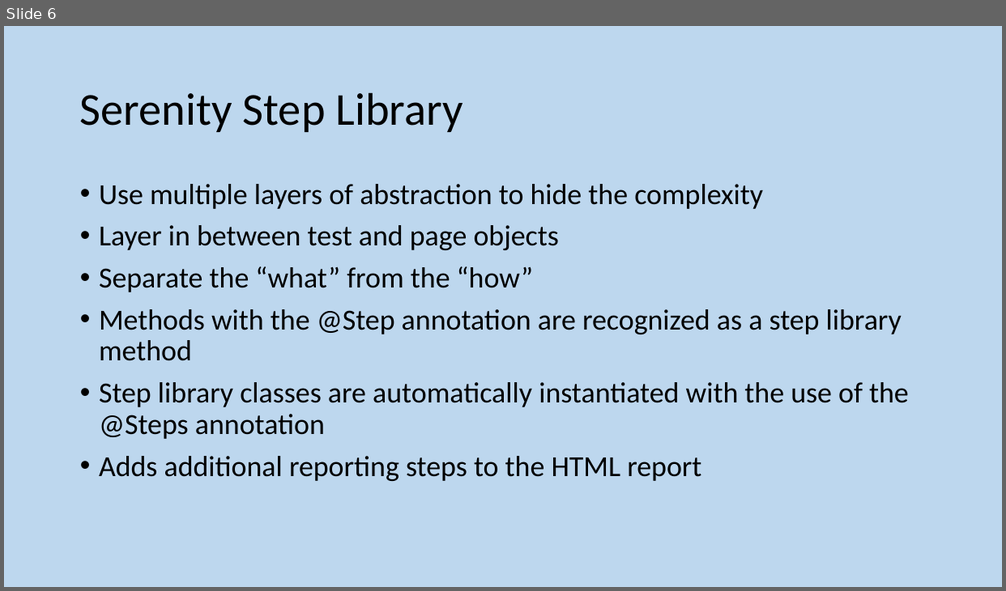
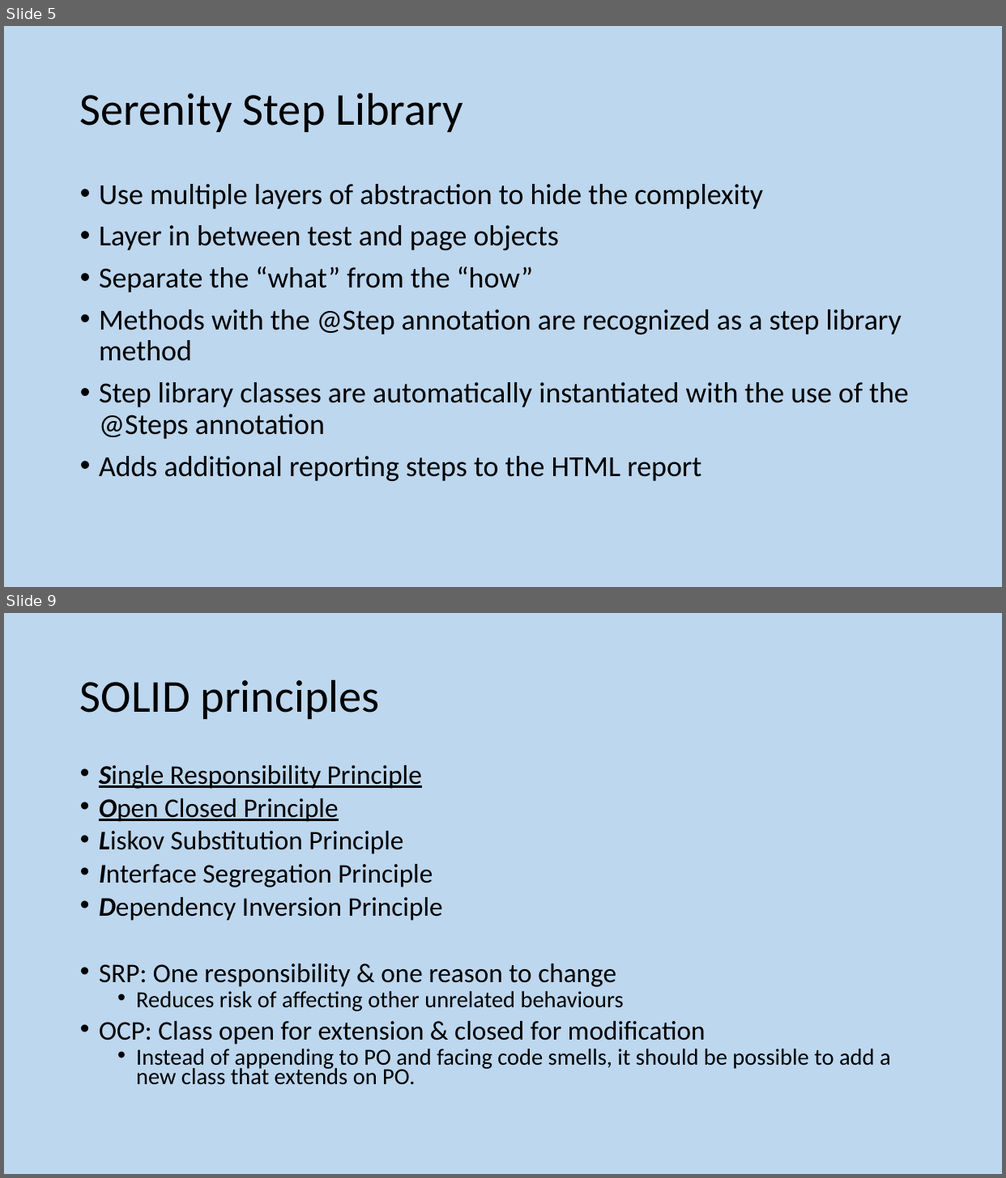
Before and after one commit to GeeChao/serenityjourneydemo, a slide deck: STAG - Screenplay demo.pptx. Shown one above the other, each under a label of ours: slide 6 before the commit, slides 5 and 9 after it; the slides between them are not shown. The pictures are 1006x591 and 1006x1178 pixels, drawn with LibreOffice and Linux fonts; fonts in the diff are those of the drawing. Boxes give left, top, right and bottom in pixels: in the first picture for what was removed or moved away, otherwise in the second. Text is boxed around its words. In the diff, an @@ line names an element or a change of style, - is before the commit and + after.

```diff
--- a/STAG - Screenplay demo.pptx
+++ b/STAG - Screenplay demo.pptx
@@ slide 9 added at [4,613,1002,1174], background #BDD7EE @@
@@ title added at [80,679,380,719], 44 pt, text #000000 @@
+SOLID principles
@@ text added at [99,765,891,1085], 25.9 pt, text #000000 @@
+• Single Responsibility Principle
+• Open Closed Principle
+• Liskov Substitution Principle
+• Interface Segregation Principle
+• Dependency Inversion Principle
+• SRP: One responsibility & one reason to change
+  • Reduces risk of affecting other unrelated behaviours
+• OCP: Class open for extension & closed for modification
+  • Instead of appending to PO and facing code smells, it should be possible to add a new class that extends on PO.
@@ what was slide 6 is now slide 5 @@
```
Also in this commit, not shown: 3 slides changed, 15 other slides added, 10 slides removed.
